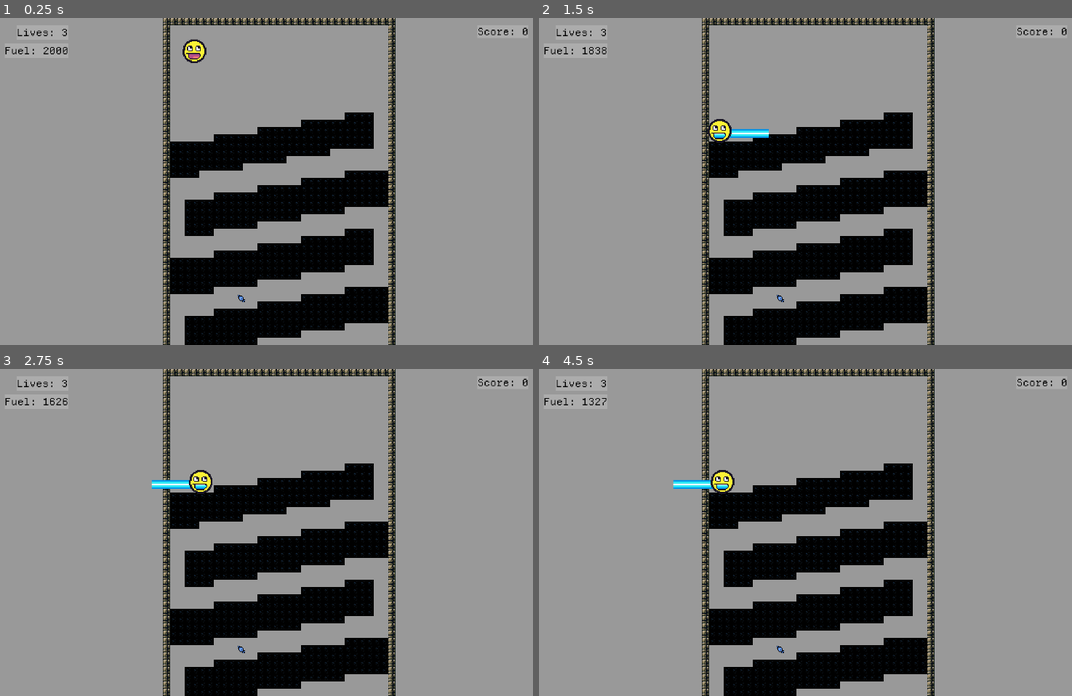
Above: before the commit, frames 1-4 (two rows, left to right).
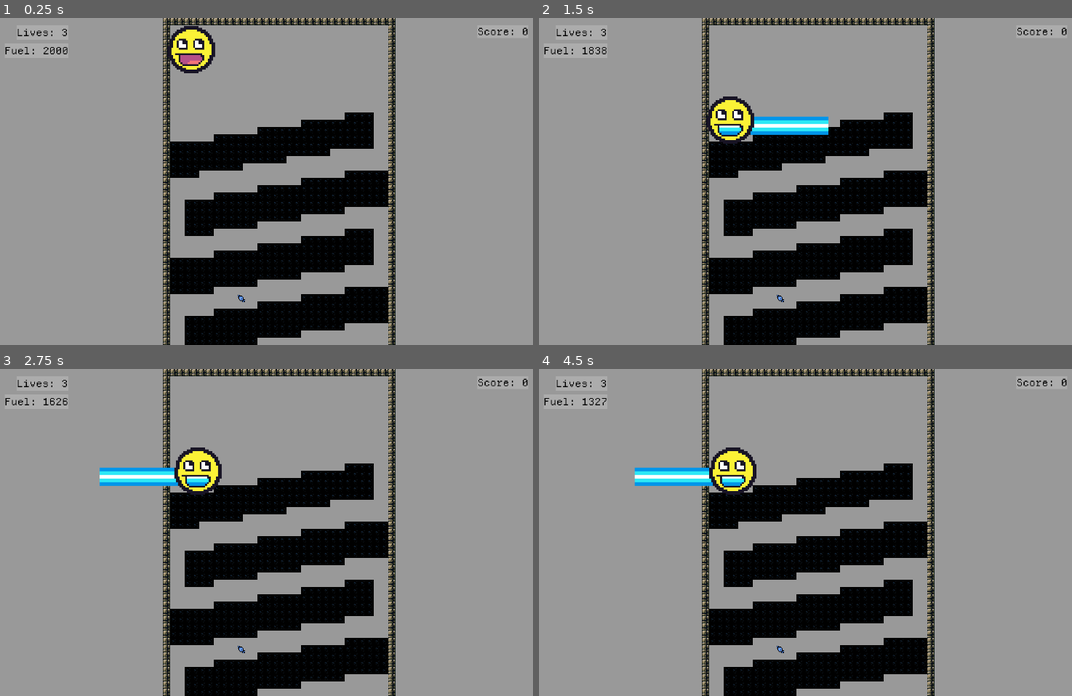
Above: after the commit, the same moments.

Repository: OSGH-web/balloon-movement-demo
Game: Godot game, scene res://scenes/main.tscn
The game is run twice, just before and just after one commit, with the same random seed, the same clock (stepped at 60 frames per second) and the same inputs.
Inputs:
- Up to frame 1 (0.25 s): no input
- Up to frame 2 (1.5 s): hold Right (ui_right) from 0.53 s (still down); tap Up (ui_up) at 0.77 s
- Up to frame 3 (2.75 s): tap Up (ui_up) at 1.52 s; release Right (ui_right) at 2.03 s; hold Left (ui_left) from 2.03 s (still down)
- Up to frame 4 (4.5 s): release Left (ui_left) at 2.78 s; hold Right (ui_right) 2.78-4.28 s; tap Up (ui_up) at 3.02, 3.77 s; tap Enter at 4.25 s; hold Left (ui_left) from 4.28 s (still down)

The runs differ from the first frame. In frame 1, 1.0% of the frame differs, in the area x 31-41%, y 2-17%; in frame 2, 1.8%; in frame 3, 1.8%; in frame 4, 1.9%, in the area x 17-41%, y 24-39%.

Commit message:
Camera Scale Now Works Properly (Change "Camera Scale" on the Player)

Diff:
--- a/scenes/player.tscn
+++ b/scenes/player.tscn
@@ -12,12 +12,14 @@
 script = ExtResource("1_onrkg")
 
 [node name="AnimatedSprite2D" type="AnimatedSprite2D" parent="."]
-position = Vector2(-25.3334, -27)
+position = Vector2(-96, -96)
+scale = Vector2(2, 2)
 sprite_frames = ExtResource("2_g2els")
 centered = false
 
 [node name="CollisionShape2D" type="CollisionShape2D" parent="."]
-position = Vector2(34.6667, 33)
+position = Vector2(24, 24)
+scale = Vector2(2, 2)
 shape = SubResource("CircleShape2D_g2els")
 
 [node name="RayCastDownRight" type="RayCast2D" parent="CollisionShape2D"]
--- a/scripts/player.gd
+++ b/scripts/player.gd
@@ -13,7 +13,7 @@
 # physics are designed for an 8px x 8px tileset -- 8px == 1m
 const BASE_TILE_SIZE_PX = 8
 @export var tile_size_px = 24
-@export var physics_scale_factor = tile_size_px / BASE_TILE_SIZE_PX
+const physics_scale_factor = 3
 
 # All forces are in units of Tiles per Second squared
 # friction is a ratio and doesn't need to be scaled
@@ -175,16 +175,16 @@
 
 	# if the level is less wide than the screen, center the level horizontally in the camera's view
 	var viewport_width = ProjectSettings.get_setting("display/window/size/viewport_width")
-	if map_width_px < viewport_width:
-		$Camera.limit_left = map_width_px / 2  - (viewport_width / 2)
-		$Camera.limit_right = map_width_px / 2  + (viewport_width / 2)
+	if map_width_px * camera_scale[0] < viewport_width:
+		$Camera.limit_left = (map_width_px / 2)  - (viewport_width / 2) / camera_scale[0]
+		$Camera.limit_right = (map_width_px / 2)  + (viewport_width / 2) / camera_scale[0]
 		$Camera.drag_horizontal_enabled = false
 
 	# if the level is shorter than the screen, center the level vertically in the camera's view
 	var viewport_height = ProjectSettings.get_setting("display/window/size/viewport_height")
-	if map_height_px < viewport_height:
-		$Camera.limit_top = (map_height_px / 2) - (viewport_height / 2)
-		$Camera.limit_bottom = (map_height_px / 2)  + (viewport_height / 2)
+	if map_height_px * camera_scale[0] < viewport_height:
+		$Camera.limit_top =  (map_height_px / 2) - (viewport_height / 2) / camera_scale[0]
+		$Camera.limit_bottom = (map_height_px / 2)  + (viewport_height / 2) / camera_scale[0]
 		$Camera.drag_vertical_enabled = false
 
 	if staticCam:
